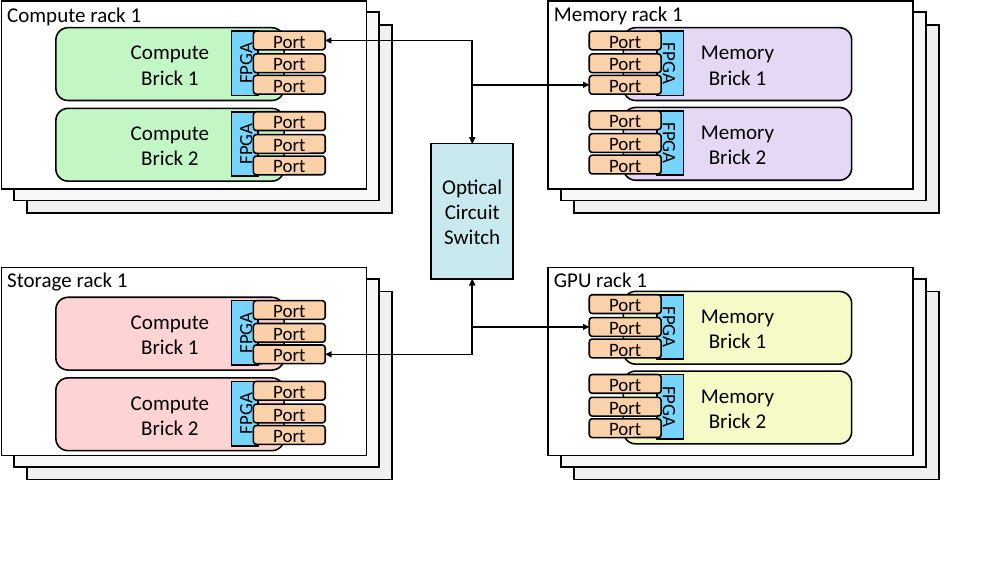
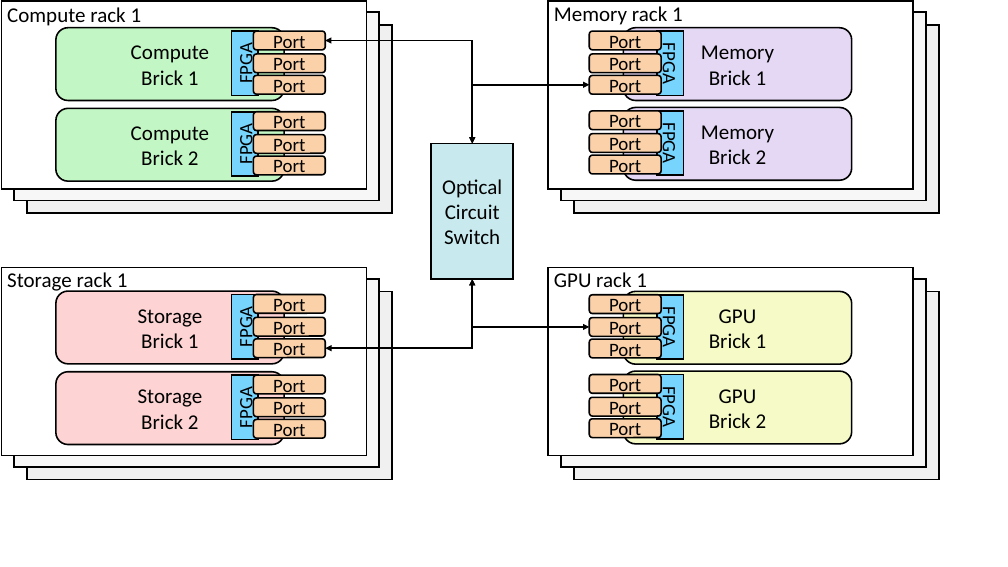
Before and after one commit to aritradhar/PhD-Thesis, a slide deck: slide 1 of chapters/background/figures/disaggregated_1.pptx. Drawn at 1008x567 pixels with LibreOffice and Linux fonts; fonts in the diff are those of the drawing. Boxes give left, top, right and bottom in pixels: in the first picture for what was removed or moved away, otherwise in the second. Text is boxed around its words. In the diff, an @@ line names an element or a change of style, - is before the commit and + after.

```diff
--- a/chapters/background/figures/disaggregated_1.pptx
+++ b/chapters/background/figures/disaggregated_1.pptx
@@ elbow double arrow moved from (473, 279) - (325, 355) to (473, 279) - (325, 349) @@
@@ text in rounded rectangle at bbox=[138, 309, 203, 327]: text changed @@
-Compute
+Storage
@@ text in rounded rectangle at bbox=[719, 309, 757, 323]: text changed @@
-Memory
+GPU
@@ 10 rounded rectangles: place and size @@
-10 rounded rectangles at bbox=[56, 297, 325, 451]
+10 rounded rectangles at bbox=[56, 291, 325, 445]
@@ text in rounded rectangle at bbox=[138, 389, 203, 407]: text changed @@
-Compute
+Storage
@@ text in rounded rectangle at bbox=[719, 389, 757, 403]: text changed @@
-Memory
+GPU
```
Also in this commit, not shown: 10 other files.
